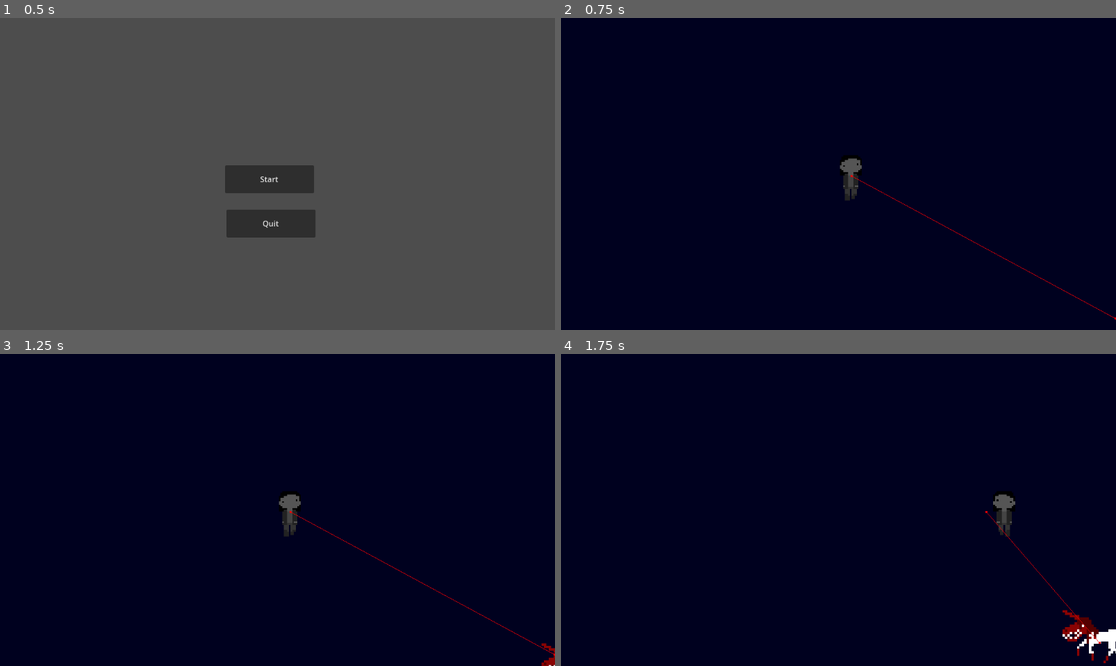
Above: before the commit, frames 1-4 (two rows, left to right).
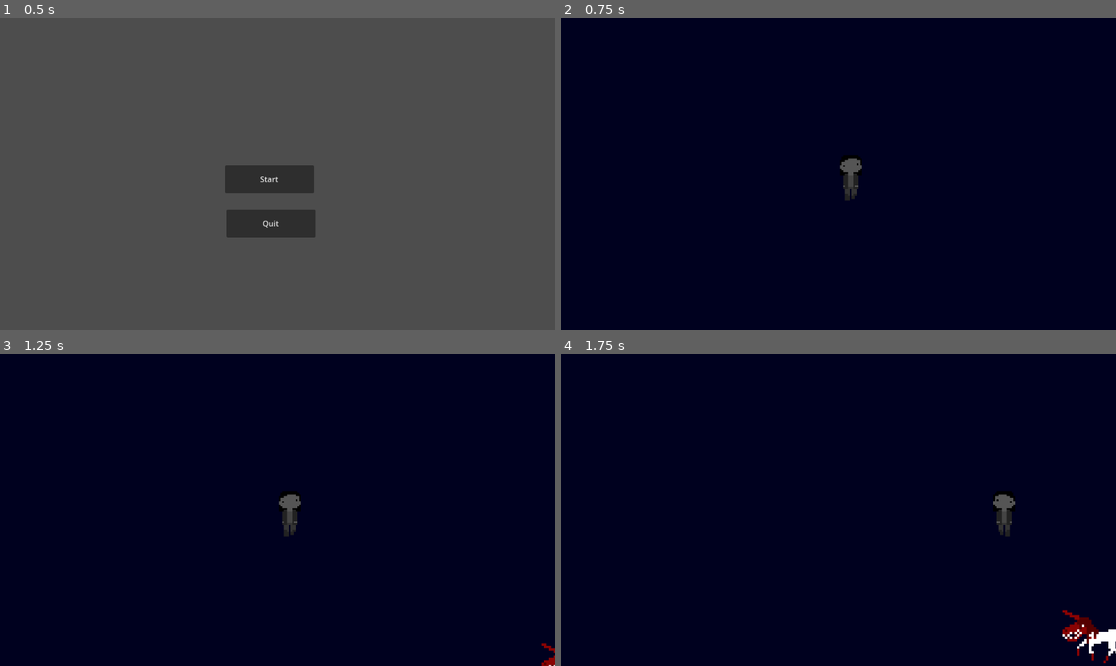
Above: after the commit, the same moments.

Repository: kbg2201/BUD-Team
Game: Godot game, scene res://Scenes/title_screen.tscn
Two runs of this game, one before a commit and one after it. Both use one fixed random seed, a clock stepped at 60 frames per second and the inputs below.
Inputs:
- Up to frame 1 (0.5 s): no input
- Up to frame 2 (0.75 s): click "Start" at 0.5 s
- Up to frame 3 (1.25 s): no input
- Up to frame 4 (1.75 s): hold D (move_right) from 1.28 s (still down)

Frame 1 is identical in both runs. In frame 2, 0.2% of the frame differs, in the area x 52-100%, y 50-97%; in frame 3, 0.2%; in frame 4, less than 0.1%.

Commit message:
push to main

Diff:
--- a/bloody-unicorn/project.godot
+++ b/bloody-unicorn/project.godot
@@ -14,6 +14,10 @@
 run/main_scene="res://Scenes/title_screen.tscn"
 config/features=PackedStringArray("4.3", "Forward Plus")
 config/icon="res://icon.svg"
+
+[debug]
+
+shapes/navigation/enable_agent_paths=false
 
 [editor]
 
